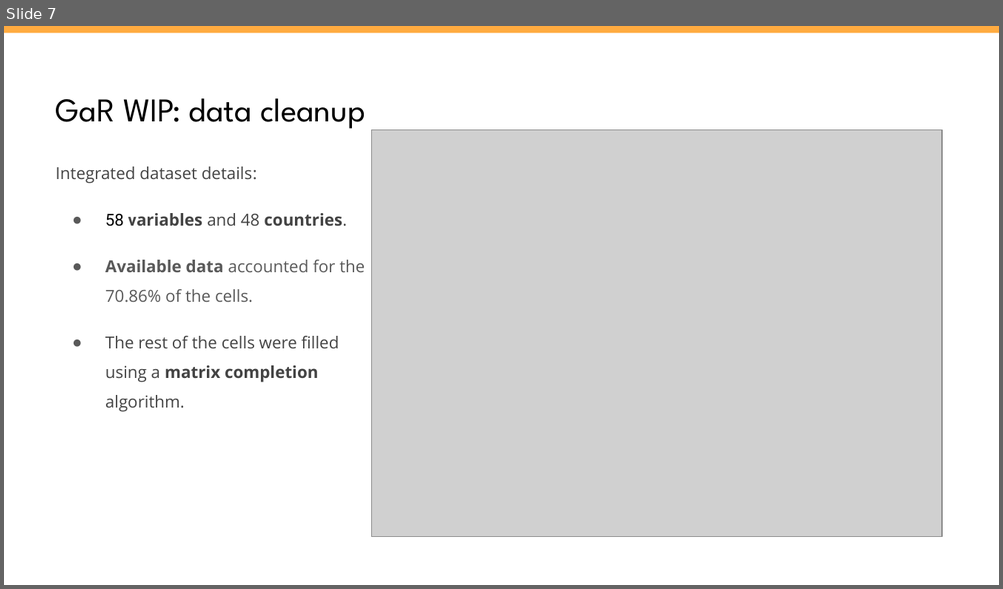
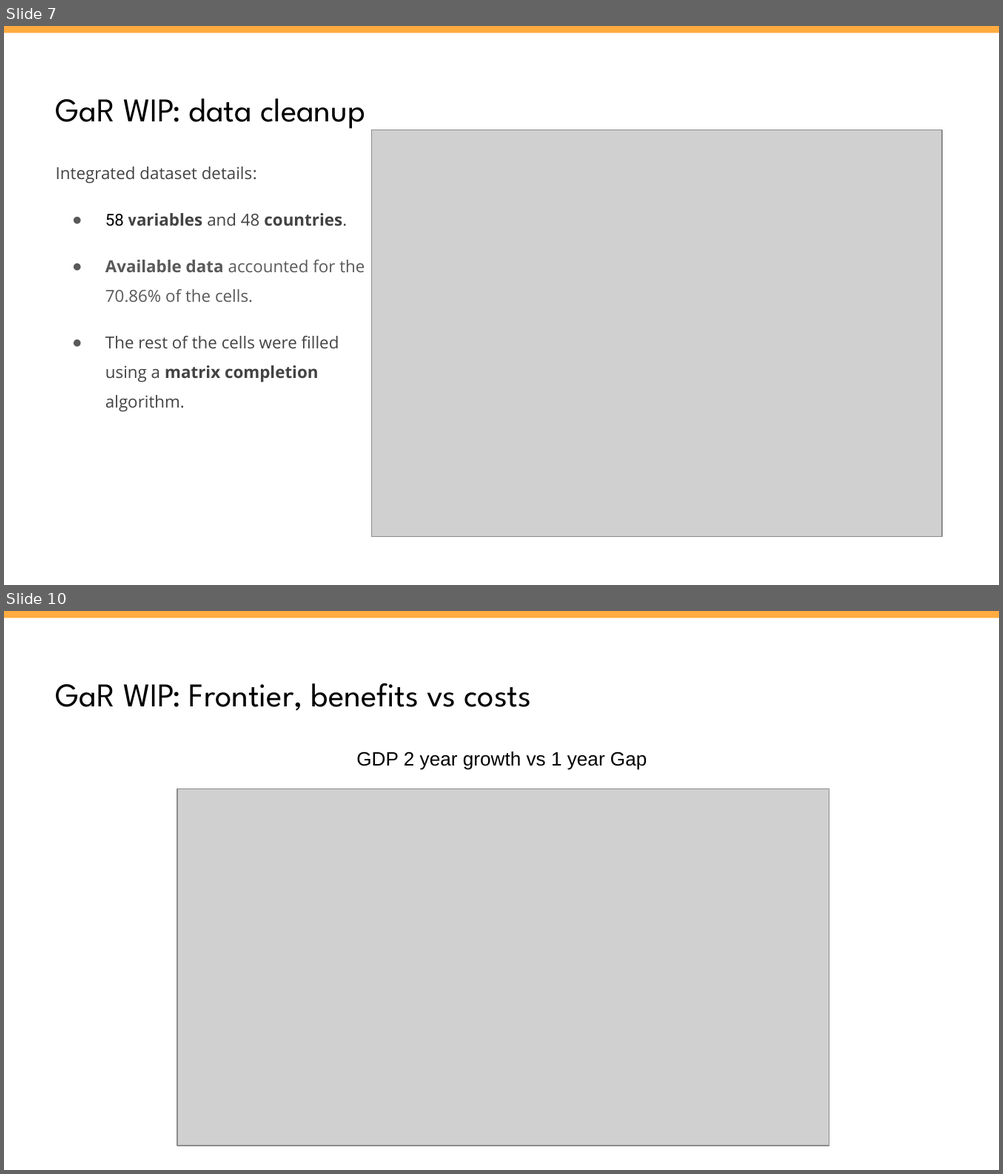
Before and after one commit to vlad-yeghiazaryan/armenian-gar, a slide deck: Presentations/Forward-looking CCyB GaR.pptx. Shown one above the other, each under a label of ours: slide 7 before the commit, slides 7 and 10 after it; the slides between them are not shown. The pictures are 1003x589 and 1003x1174 pixels, drawn with LibreOffice and Linux fonts; fonts in the diff are those of the drawing; grey boxes stand for pictures. Boxes give left, top, right and bottom in pixels: in the first picture for what was removed or moved away, otherwise in the second. Text is boxed around its words. In the diff, an @@ line names an element or a change of style, - is before the commit and + after.

```diff
--- a/Presentations/Forward-looking CCyB GaR.pptx
+++ b/Presentations/Forward-looking CCyB GaR.pptx
@@ slide 10 added at [4,611,999,1170], background #FFFFFF; not listed: 1 template element that a slide beside it also shows @@
@@ title added at [56,683,531,711], 24 pt, text #000000 @@
+GaR WIP: Frontier, benefits vs costs
@@ text added at [356,752,646,770], 14 pt, text #000000 @@
+GDP 2 year growth vs 1 year Gap
@@ picture added at [177,789,828,1146] @@
```
Also in this commit, not shown: 1 slide changed, 4 other slides added, 1 slide removed, 42 other files.
